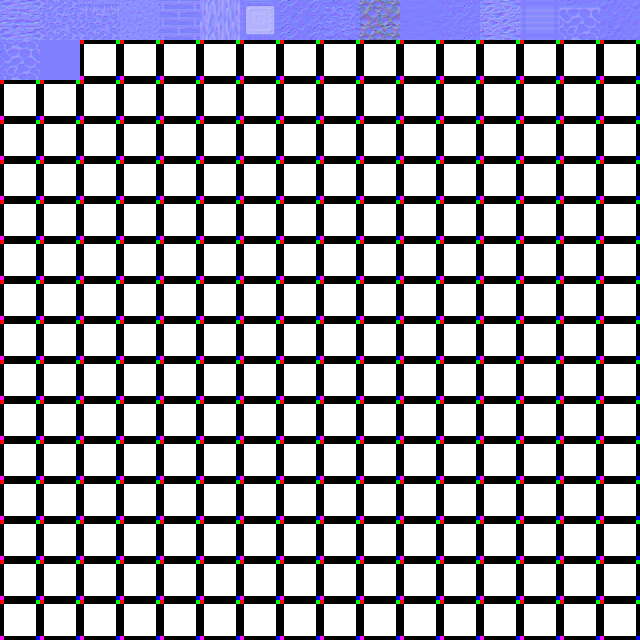
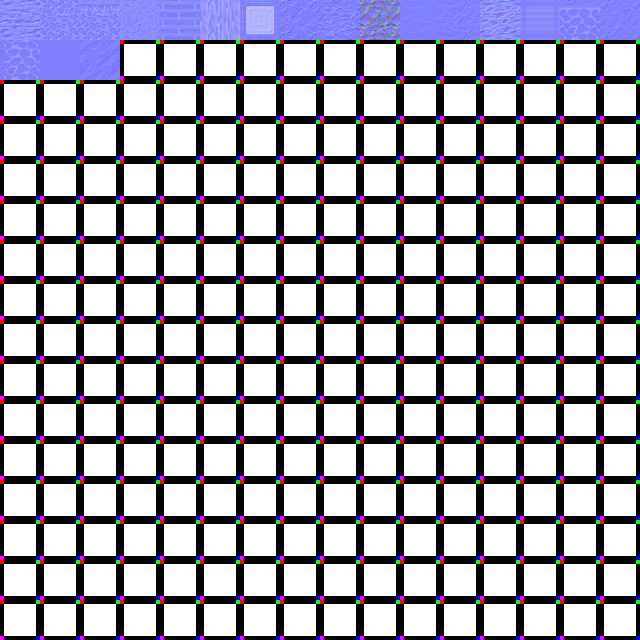
Before/after of a w=640, h=640 layered artwork. What changed in the layer stack:
painted on "Arrière-plan" over [80, 40, 120, 80]
